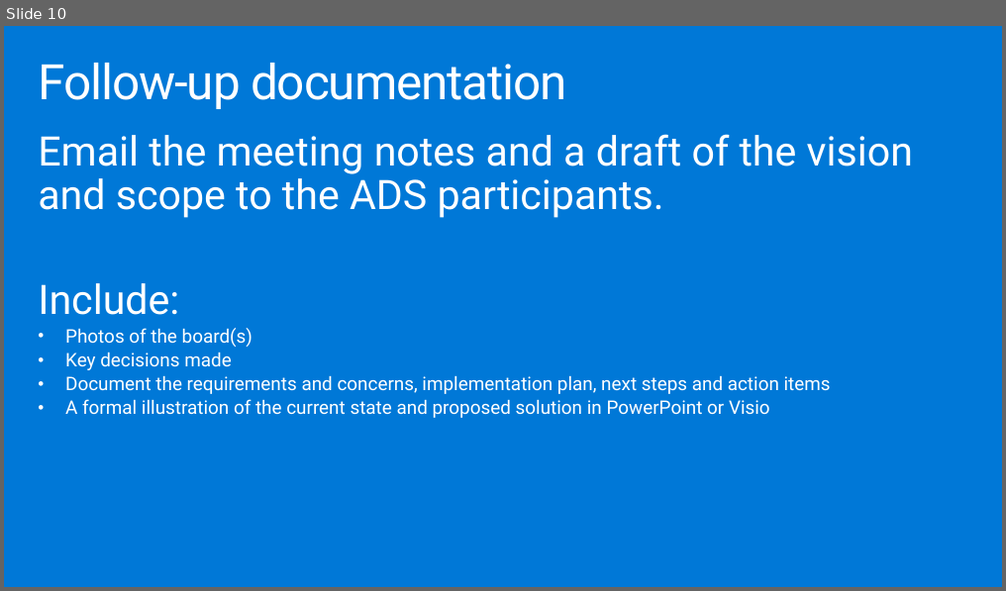
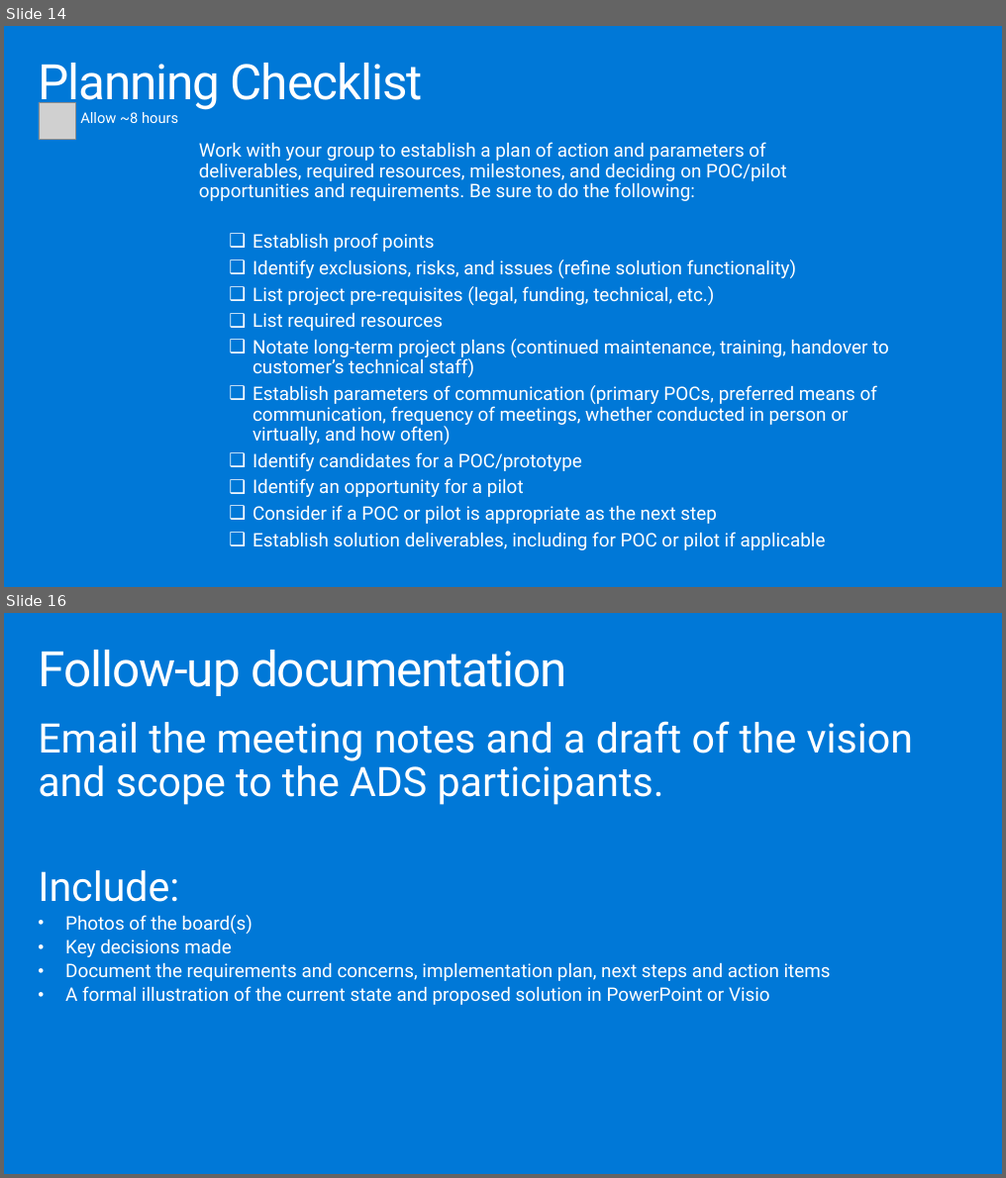
Before and after one commit to solliancenet/ica-wbs, a slide deck: Financial service modernization workshop/mastering-the-ads-deck.pptx. Shown one above the other, each under a label of ours: slide 10 before the commit, slides 14 and 16 after it; the slides between them are not shown. The pictures are 1006x591 and 1006x1178 pixels, drawn with LibreOffice and Linux fonts; fonts in the diff are those of the drawing; grey boxes stand for pictures. Boxes give left, top, right and bottom in pixels: in the first picture for what was removed or moved away, otherwise in the second. Text is boxed around its words. In the diff, an @@ line names an element or a change of style, - is before the commit and + after.

```diff
--- a/Financial service modernization workshop/mastering-the-ads-deck.pptx
+++ b/Financial service modernization workshop/mastering-the-ads-deck.pptx
@@ slide 14 added at (4,26,1002,587), background #0078D7 @@
@@ title added at (38,63,423,110), 47 pt, text #FFFFFF @@
+Planning Checklist
@@ picture added at (39,102,75,139) @@
@@ text added at (80,112,178,123), 14 pt, text #FFFFFF @@
+Allow ~8 hours
@@ text added at (199,142,787,201), 18 pt, text #FFFFFF @@
+Work with your group to establish a plan of action and parameters of deliverables, required resources, milestones, and deciding on POC/pilot opportunities and requirements. Be sure to do the following:
@@ text added at (252,233,889,551), 18 pt, text #FFFFFF @@
+❑ Establish proof points
+❑ Identify exclusions, risks, and issues (refine solution functionality)
+❑ List project pre-requisites (legal, funding, technical, etc.)
+❑ List required resources
+❑ Notate long-term project plans (continued maintenance, training, handover to customer’s technical staff)
+❑ Establish parameters of communication (primary POCs, preferred means of communication, frequency of meetings, whether conducted in person or virtually, and how often)
+❑ Identify candidates for a POC/prototype
+❑ Identify an opportunity for a pilot
+❑ Consider if a POC or pilot is appropriate as the next step
+❑ Establish solution deliverables, including for POC or pilot if applicable
@@ what was slide 10 is now slide 16 @@
```
Also in this commit, not shown: 1 slide changed, 11 other slides added.
